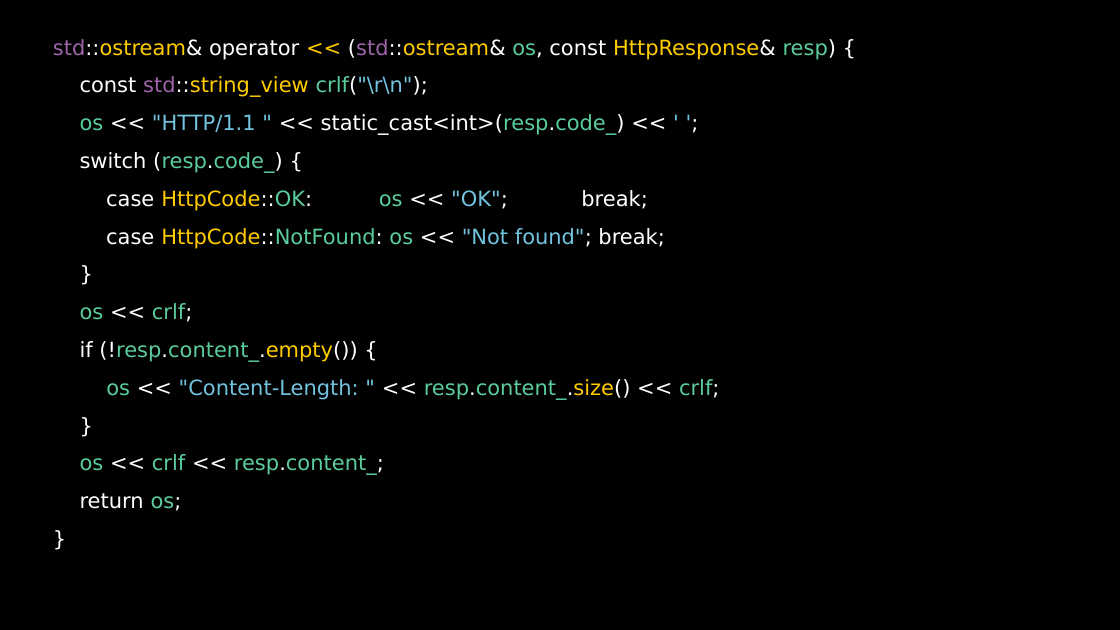
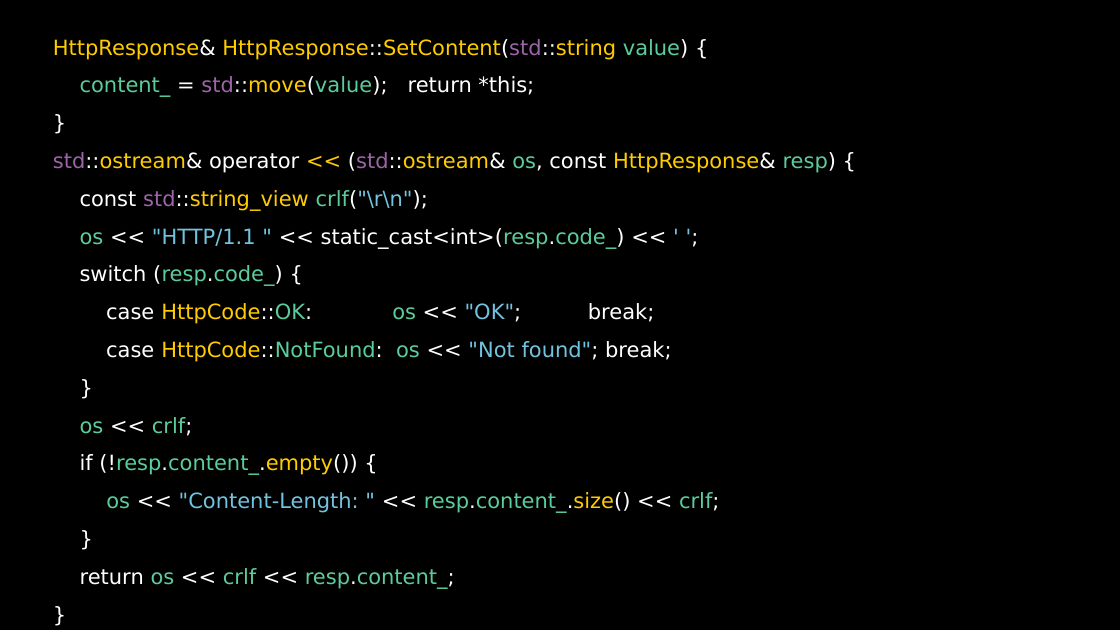
Before and after one commit to ishfb/secr2017, a slide deck: slide 23 of slides.pptx (slide 24 before the commit). Drawn at 1120x630 pixels with LibreOffice and Linux fonts; fonts in the diff are those of the drawing. Boxes give left, top, right and bottom in pixels: in the first picture for what was removed or moved away, otherwise in the second. Text is boxed around its words. In the diff, an @@ line names an element or a change of style, - is before the commit and + after.

```diff
--- a/slides.pptx
+++ b/slides.pptx
@@ text at <box>53,39,837,589</box>: text changed @@
-std::ostream& operator << (std::ostream& os, const HttpResponse& resp) {
-const std::string_view crlf("\r\n");
-os << "HTTP/1.1 " << static_cast<int>(resp.code_) << ' ';
-switch (resp.code_) {
-case HttpCode::OK: os << "OK"; break;
-case HttpCode::NotFound: os << "Not found"; break;
-}
-os << crlf;
-if (!resp.content_.empty()) {
-os << "Content-Length: " << resp.content_.size() << crlf;
-}
-os << crlf << resp.content_;
-return os;
-}
+HttpResponse& HttpResponse::SetContent(std::string value) {
+content_ = std::move(value); return *this;
+}
+std::ostream& operator << (std::ostream& os, const HttpResponse& resp) {
+const std::string_view crlf("\r\n");
+os << "HTTP/1.1 " << static_cast<int>(resp.code_) << ' ';
+switch (resp.code_) {
+case HttpCode::OK: os << "OK"; break;
+case HttpCode::NotFound: os << "Not found"; break;
+}
+os << crlf;
+if (!resp.content_.empty()) {
+os << "Content-Length: " << resp.content_.size() << crlf;
+}
+return os << crlf << resp.content_;
+}
```
Also in this commit, not shown: 1 other slide changed, 1 slide removed, 2 other files.
